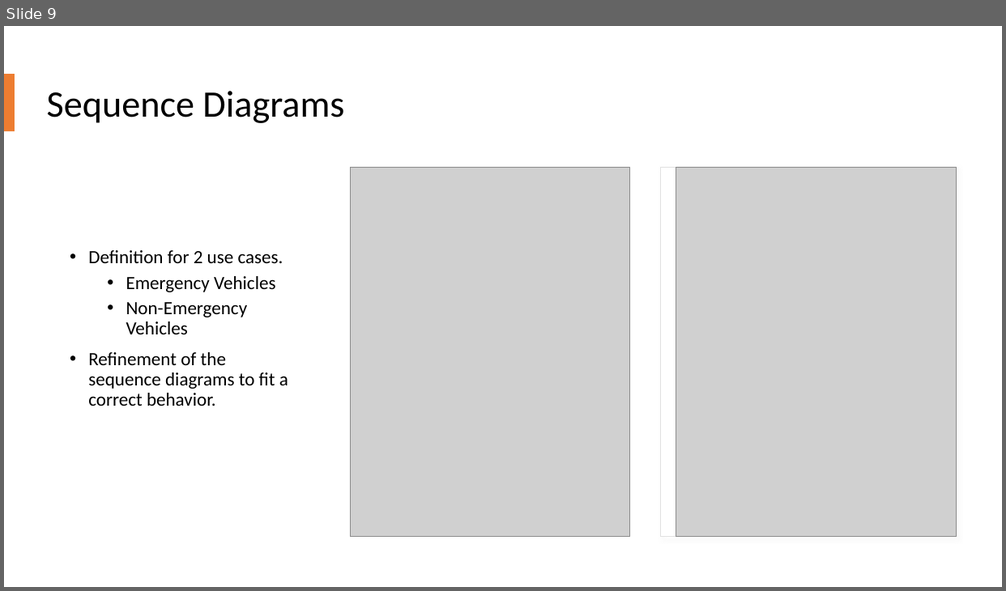
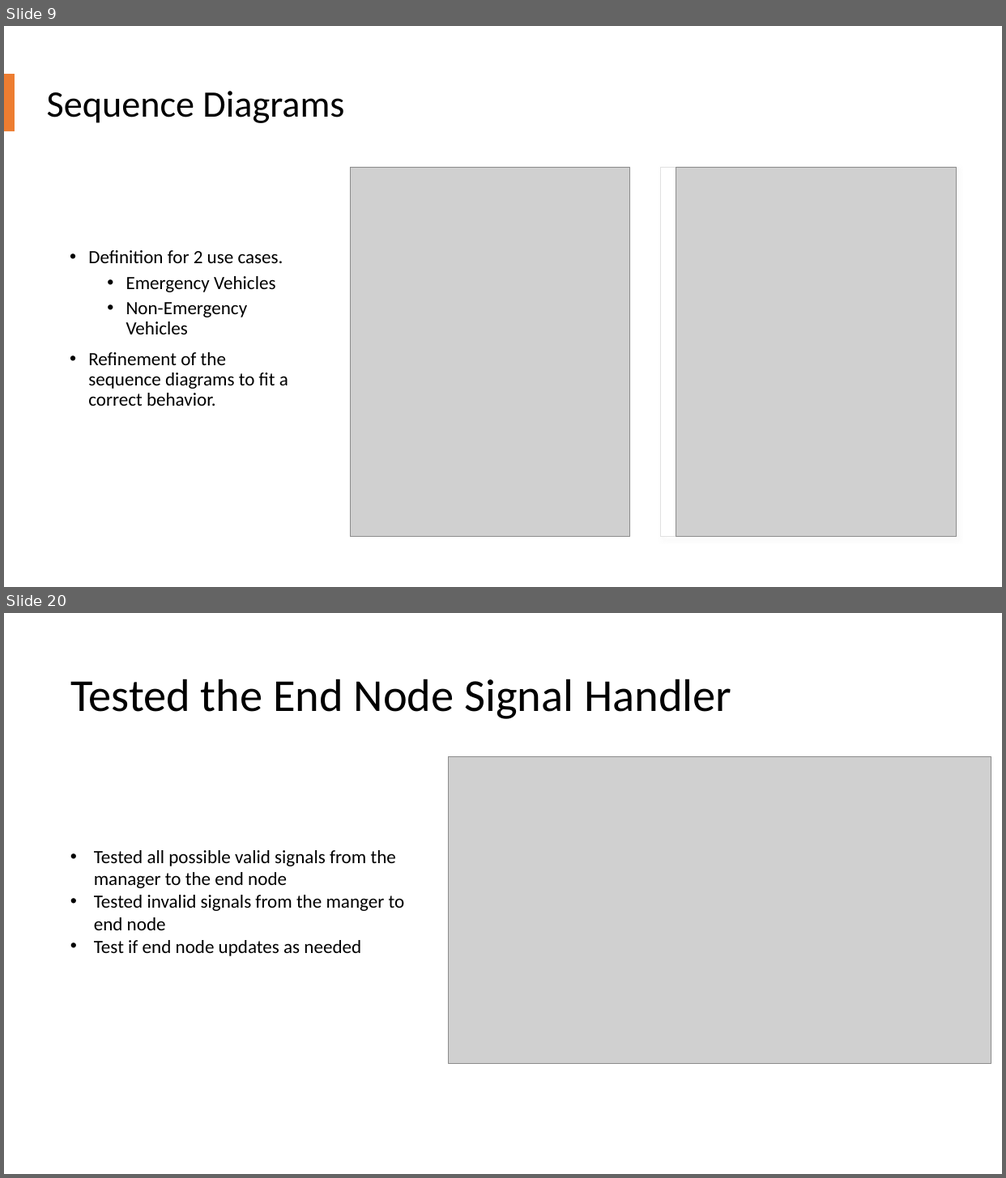
Before and after one commit to allerter/ESE-Smart-City, a slide deck: Requirements/Presentations/Presentation_Luis.pptx. Shown one above the other, each under a label of ours: slide 9 before the commit, slides 9 and 20 after it; the slides between them are not shown. The pictures are 1006x591 and 1006x1178 pixels, drawn with LibreOffice and Linux fonts; fonts in the diff are those of the drawing; grey boxes stand for pictures. Boxes give left, top, right and bottom in pixels: in the first picture for what was removed or moved away, otherwise in the second. Text is boxed around its words. In the diff, an @@ line names an element or a change of style, - is before the commit and + after.

```diff
--- a/Requirements/Presentations/Presentation_Luis.pptx
+++ b/Requirements/Presentations/Presentation_Luis.pptx
@@ slide 20 added at box(4, 613, 1002, 1174), background #FFFFFF @@
@@ title added at box(70, 679, 731, 719), 44 pt, text #000000 @@
+Tested the End Node Signal Handler
@@ picture added at box(449, 756, 991, 1063) @@
@@ text added at box(94, 850, 405, 956), 18 pt, text #000000 @@
+• Tested all possible valid signals from the manager to the end node
+• Tested invalid signals from the manger to end node
+• Test if end node updates as needed
```
Also in this commit, not shown: 12 other slides added, 4 other files.
